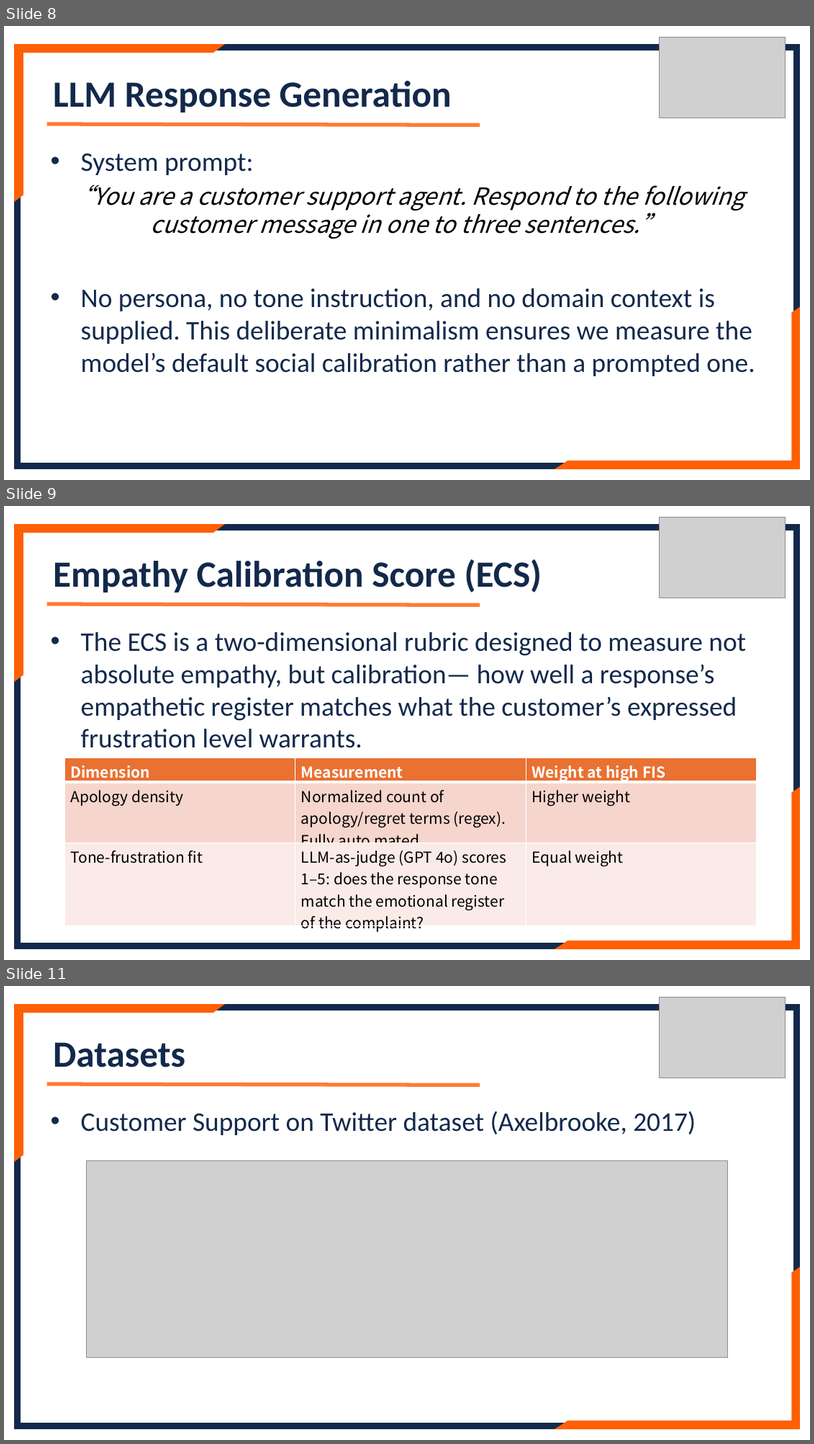
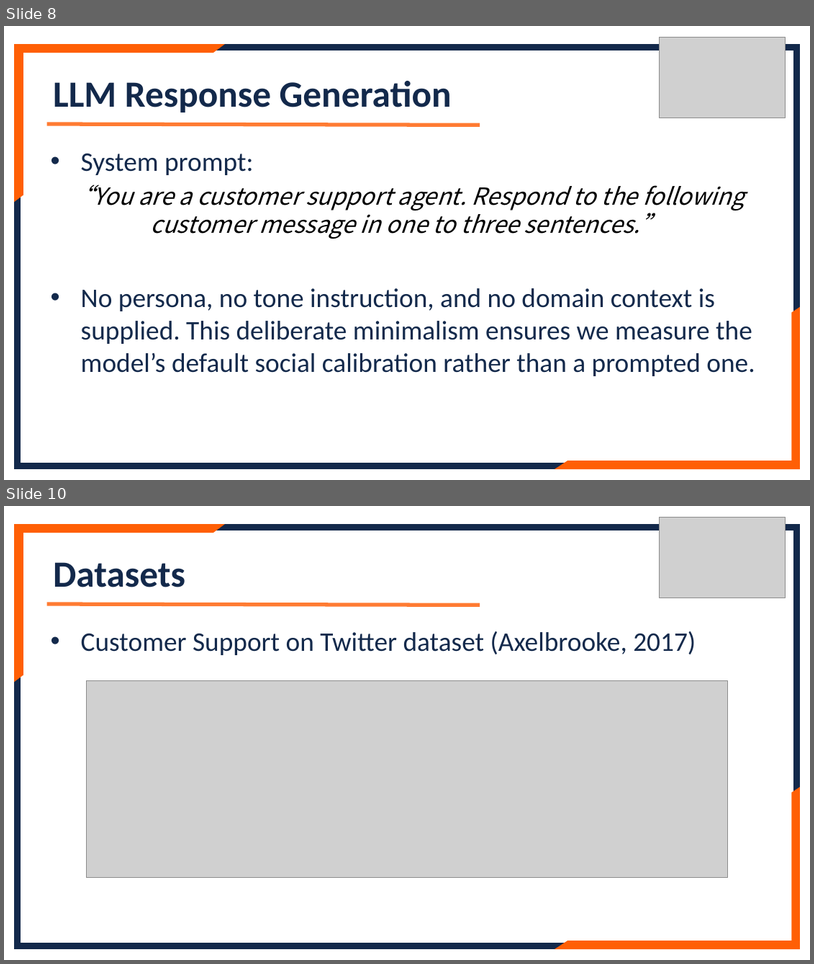
Before and after one commit to lennylin1998/ecs-llm, a slide deck: src/Files/Final_ppt.pptx. Shown one above the other, each under a label of ours: slides 8, 9 and 11 before the commit, slides 8 and 10 after it; the slides between them are not shown. The pictures are 814x1444 and 814x964 pixels, drawn with LibreOffice and Linux fonts; fonts in the diff are those of the drawing; grey boxes stand for pictures. Boxes give left, top, right and bottom in pixels: in the first picture for what was removed or moved away, otherwise in the second. Text is boxed around its words. In the diff, an @@ line names an element or a change of style, - is before the commit and + after.

```diff
--- a/src/Files/Final_ppt.pptx
+++ b/src/Files/Final_ppt.pptx
@@ slide 9 removed at [4, 506, 810, 960], background #FFFFFF @@
@@ frame removed at [15, 525, 800, 948] @@
@@ half frame removed at [15, 525, 223, 681] @@
@@ picture removed at [659, 518, 785, 598] @@
@@ text removed at [53, 559, 543, 592] @@
-Empathy Calibration Score (ECS)
@@ line removed from (47, 604) to (480, 605) @@
@@ text removed at [81, 632, 746, 748] @@
-• The ECS is a two-dimensional rubric designed to measure not absolute empathy, but calibration— how well a response’s empathetic register matches what the customer’s expressed frustration level warrants.
@@ table removed at [64, 758, 758, 934], 3 rows, 3 columns @@
-Dimension | Measurement | Weight at high FIS
-Apology density | Normalized count of apology/regret terms (regex). Fully auto mated. | Higher weight
-Tone-frustration fit | LLM-as-judge (GPT 4o) scores 1–5: does the response tone match the emotional register of the complaint? | Equal weight
@@ half frame removed at [557, 788, 800, 948] @@
@@ what was slide 11 is now slide 10 @@
```
Also in this commit, not shown: 5 slides changed, 6 slides added, 1 other slide removed, 5 other files.
